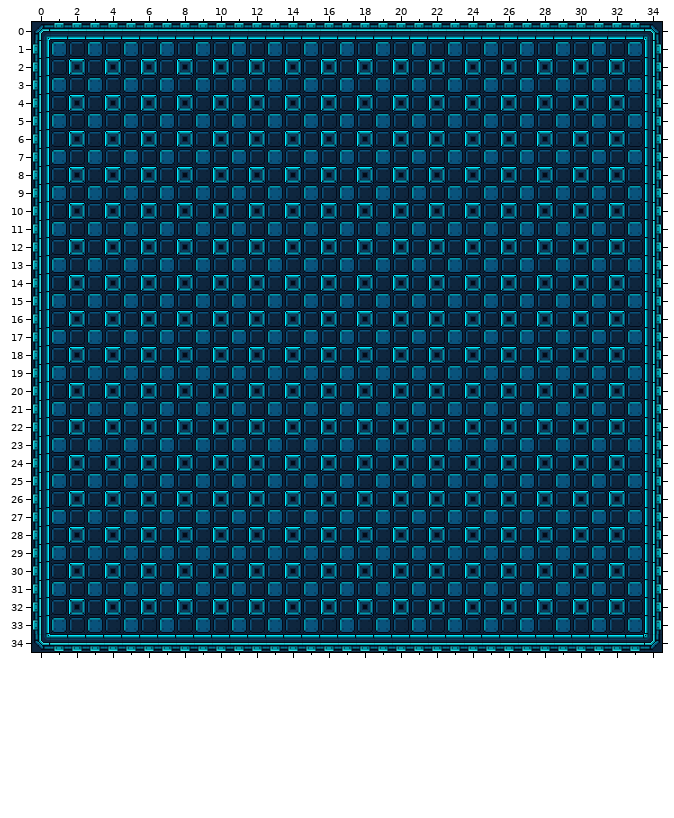
Tiled map: Assets/Maps/MapChunks/solid.tmx. The picture above was drawn from the file before the commit.
Cells are 32x32 px. Shown: x 0..34, y 0..34.
After:
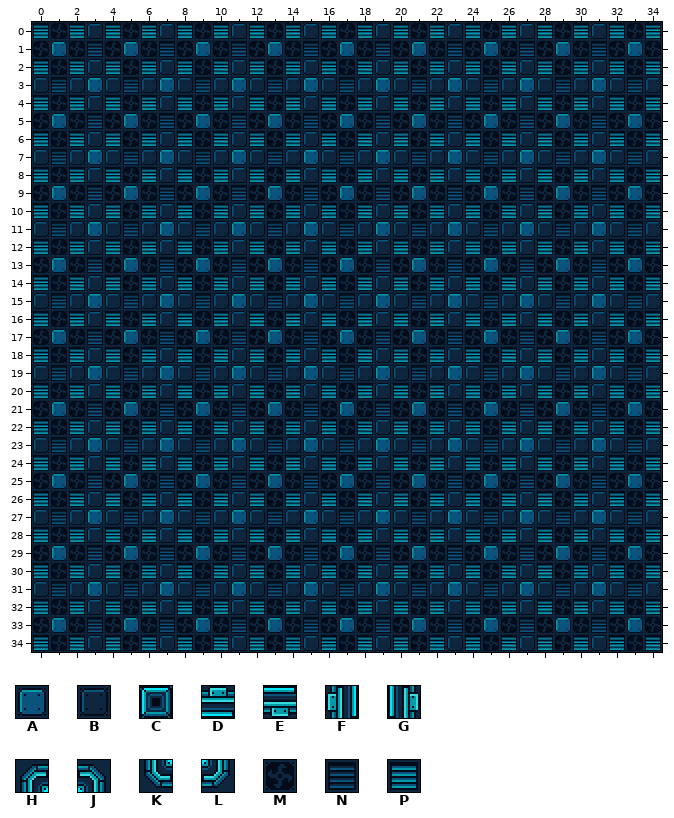
Key: from "sciFiTiles": A 2, B 3, C 4, D 5, E 6, F 7, G 8, H 9, J 10, K 11, L 12, M 21, N 23, P 24.
_ is an empty cell.
Tiles replaced or removed in this view: A, B, C, D, E, F, G, H, J, K, L.
The exact change:
Changed rows in their new state; . is an unchanged cell.
Layer "Tile Layer 1":
first column x 0:
 0 PMPBPMPBPMPBPMPBPMPBPMPBPMPBPMPBPMP
 1 M.MNM.MNM.MNM.MNM.MNM.MNM.MNM.MNM.M
 2 PMP.PMP.PMP.PMP.PMP.PMP.PMP.PMP.PMP
 3 BN...N...N...N...N...N...N...N...NB
 4 PMP.PMP.PMP.PMP.PMP.PMP.PMP.PMP.PMP
 5 M.MNM.MNM.MNM.MNM.MNM.MNM.MNM.MNM.M
 6 PMP.PMP.PMP.PMP.PMP.PMP.PMP.PMP.PMP
 7 BN...N...N...N...N...N...N...N...NB
 8 PMP.PMP.PMP.PMP.PMP.PMP.PMP.PMP.PMP
 9 M.MNM.MNM.MNM.MNM.MNM.MNM.MNM.MNM.M
10 PMP.PMP.PMP.PMP.PMP.PMP.PMP.PMP.PMP
11 BN...N...N...N...N...N...N...N...NB
12 PMP.PMP.PMP.PMP.PMP.PMP.PMP.PMP.PMP
13 M.MNM.MNM.MNM.MNM.MNM.MNM.MNM.MNM.M
14 PMP.PMP.PMP.PMP.PMP.PMP.PMP.PMP.PMP
15 BN...N...N...N...N...N...N...N...NB
16 PMP.PMP.PMP.PMP.PMP.PMP.PMP.PMP.PMP
17 M.MNM.MNM.MNM.MNM.MNM.MNM.MNM.MNM.M
18 PMP.PMP.PMP.PMP.PMP.PMP.PMP.PMP.PMP
19 BN...N...N...N...N...N...N...N...NB
20 PMP.PMP.PMP.PMP.PMP.PMP.PMP.PMP.PMP
21 M.MNM.MNM.MNM.MNM.MNM.MNM.MNM.MNM.M
22 PMP.PMP.PMP.PMP.PMP.PMP.PMP.PMP.PMP
23 BN...N...N...N...N...N...N...N...NB
24 PMP.PMP.PMP.PMP.PMP.PMP.PMP.PMP.PMP
25 M.MNM.MNM.MNM.MNM.MNM.MNM.MNM.MNM.M
26 PMP.PMP.PMP.PMP.PMP.PMP.PMP.PMP.PMP
27 BN...N...N...N...N...N...N...N...NB
28 PMP.PMP.PMP.PMP.PMP.PMP.PMP.PMP.PMP
29 M.MNM.MNM.MNM.MNM.MNM.MNM.MNM.MNM.M
30 PMP.PMP.PMP.PMP.PMP.PMP.PMP.PMP.PMP
31 BN...N...N...N...N...N...N...N...NB
32 PMP.PMP.PMP.PMP.PMP.PMP.PMP.PMP.PMP
33 M.MNM.MNM.MNM.MNM.MNM.MNM.MNM.MNM.M
34 PMPBPMPBPMPBPMPBPMPBPMPBPMPBPMPBPMP
